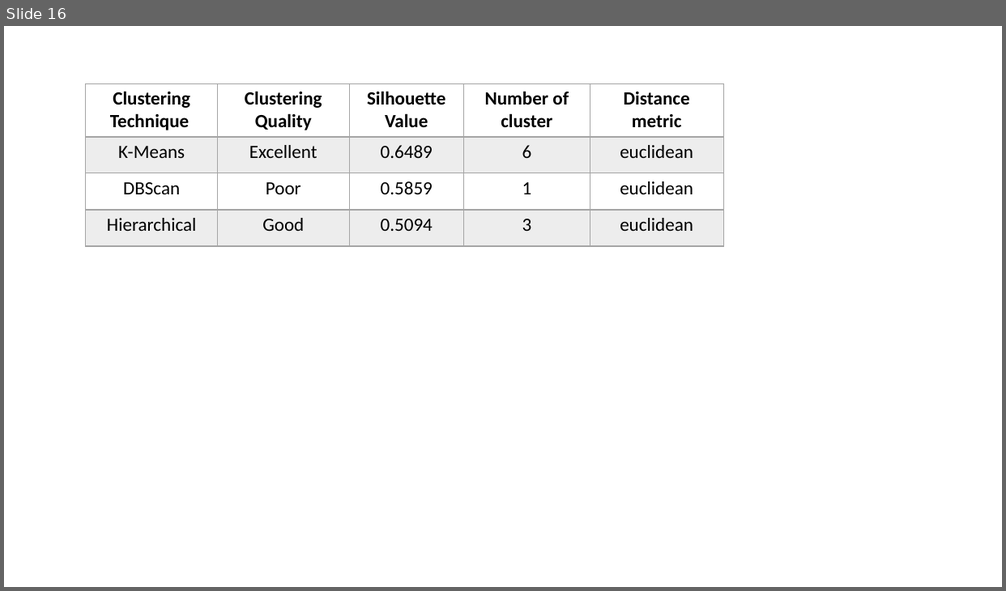
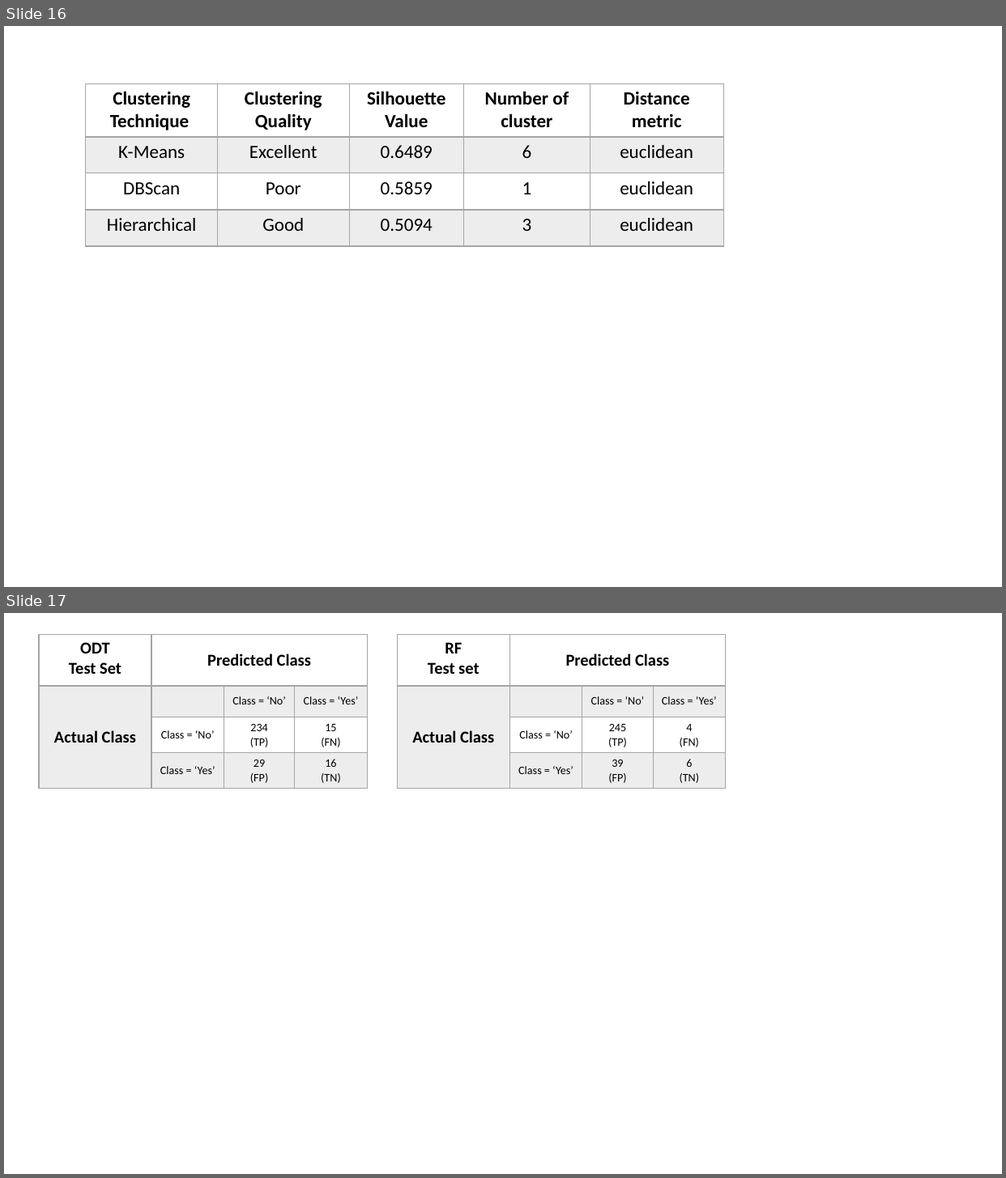
Before and after one commit to samucucchi/DataMining-1, a slide deck: Report/imgs/Presentazione standard1.pptx. Shown one above the other, each under a label of ours: slide 16 before the commit, slides 16 and 17 after it. The pictures are 1006x591 and 1006x1178 pixels, drawn with LibreOffice and Linux fonts; fonts in the diff are those of the drawing. Boxes give left, top, right and bottom in pixels: in the first picture for what was removed or moved away, otherwise in the second. Text is boxed around its words. In the diff, an @@ line names an element or a change of style, - is before the commit and + after.

Commit message:
classification

```diff
--- a/Report/imgs/Presentazione standard1.pptx
+++ b/Report/imgs/Presentazione standard1.pptx
@@ slide 17 added at [4,613,1002,1174], background #FFFFFF @@
@@ table added at [39,635,367,787], 4 rows, 4 columns @@
+ODT / Test Set | Predicted Class |  | 
+Actual Class |  | Class = ‘No’ | Class = ‘Yes’
+ | Class = ‘No’ | 234 / (TP) | 15 / (FN)
+ | Class = ‘Yes’ | 29 / (FP) | 16 / (TN)
@@ table added at [397,635,725,787], 4 rows, 4 columns @@
+RF / Test set | Predicted Class |  | 
+Actual Class |  | Class = ‘No’ | Class = ‘Yes’
+ | Class = ‘No’ | 245 / (TP) | 4 / (FN)
+ | Class = ‘Yes’ | 39 / (FP) | 6 / (TN)
```
Also in this commit, not shown: 1 slide changed, 9 other slides added, 18 other files.
